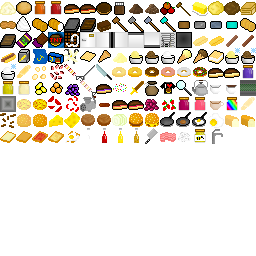
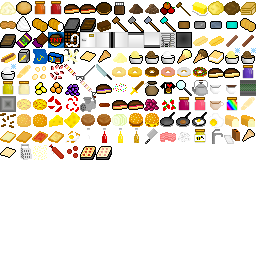
The second 256px x 256px image is a revision of the first. Changes to its layers:
added layer "Pasted Layer #154" above "Pasted Layer #153" over [96, 144, 112, 160]
added layer "Pasted Layer #153" above "Pasted Layer #152" over [80, 144, 96, 160]
added layer "Pasted Layer #152" above "Pasted Layer #151" over [67, 146, 78, 158]
added layer "Pasted Layer #151" above "Pasted Layer #150" over [49, 144, 64, 159]
added layer "Pasted Layer #150" above "Pasted Layer #149" over [33, 145, 47, 160]
added layer "Pasted Layer #149" above "Pasted Layer #148" over [20, 144, 32, 160]
added layer "Pasted Layer #148" above "Pasted Layer #147" over [0, 147, 16, 160]
added layer "Pasted Layer #147" above "Pasted Layer #146" over [242, 129, 255, 142]
added layer "Pasted Layer #146" above "Pasted Layer #142" over [224, 129, 240, 144]
